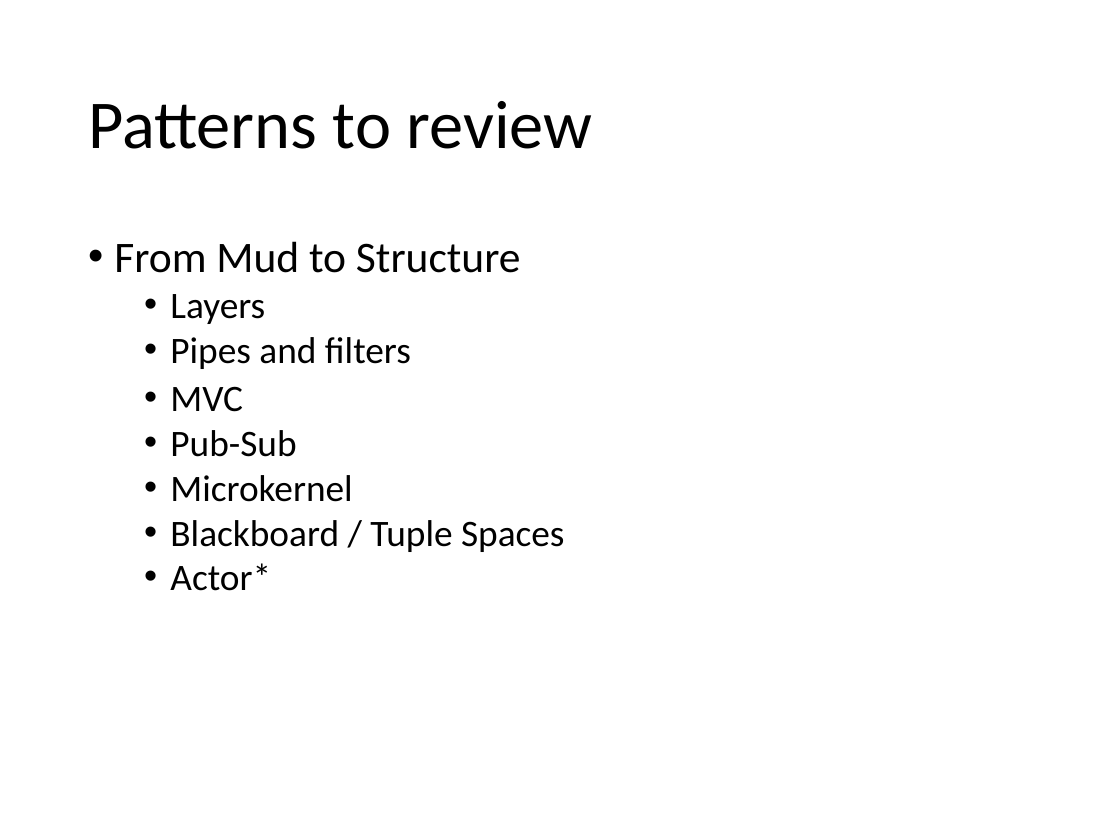
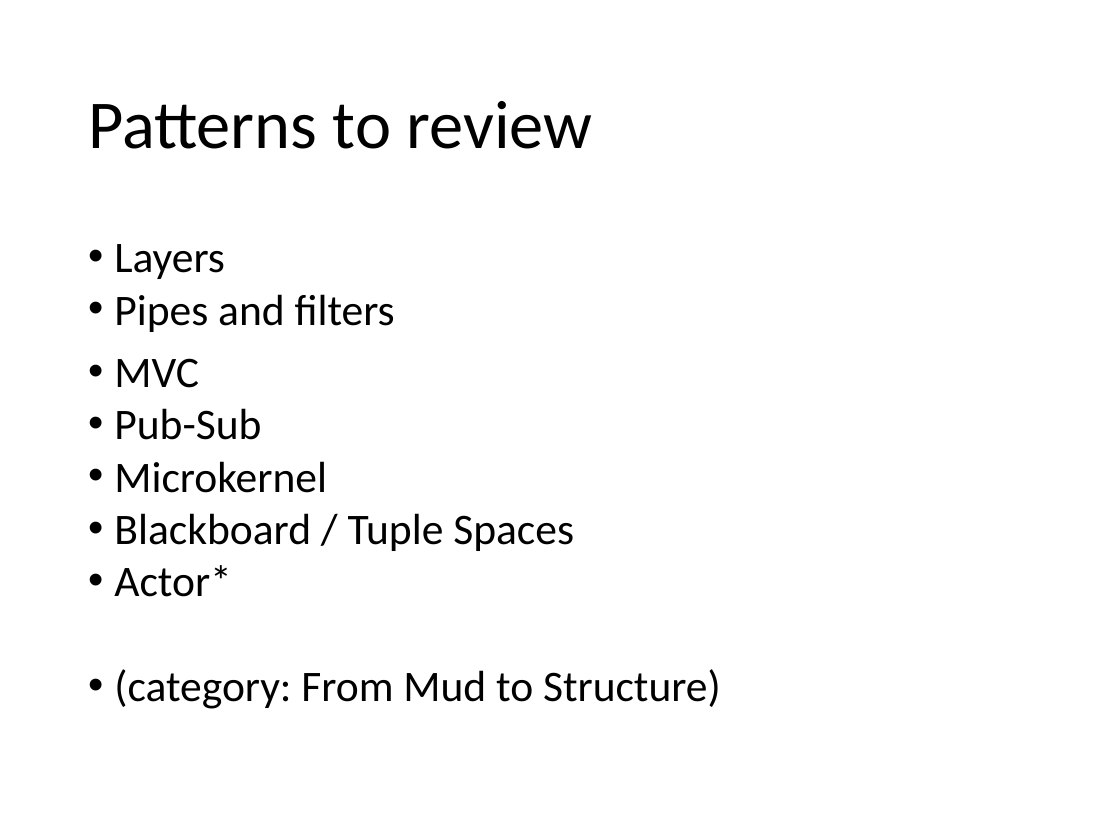
Before and after one commit to itascode/SU_SEGR_5240_18SQ, a slide deck: slide 17 of 03 - Patterns of Software Architecture.pptx (slide 16 before the commit). Drawn at 1120x840 pixels with LibreOffice and Linux fonts; fonts in the diff are those of the drawing. Boxes give left, top, right and bottom in pixels: in the first picture for what was removed or moved away, otherwise in the second. Text is boxed around its words. In the diff, an @@ line names an element or a change of style, - is before the commit and + after.

```diff
--- a/03 - Patterns of Software Architecture.pptx
+++ b/03 - Patterns of Software Architecture.pptx
@@ text at (x1=114, y1=241, x2=521, y2=273): paragraph removed @@
-• From Mud to Structure
@@ text at (x1=114, y1=244, x2=574, y2=597): size 24 to 28 pt in "Layers", "Pipes and filters", "MVC", "Pub-Sub" and 3 more places; list level 2 to 1 in "Layers"; list level 2 to 1 in "Pipes and filters"; list level 2 to 1 in "MVC"; list level 2 to 1 in "Pub-Sub"; list level 2 to 1 in "Microkernel"; list level 2 to 1 in "Blackboard / Tuple Spaces"; list level 2 to 1 in "Actor*" @@
@@ text at (x1=114, y1=669, x2=721, y2=709): paragraph added @@
+• (category: From Mud to Structure)
```
Also in this commit, not shown: 13 other slides changed, 2 slides added, 1 slide removed.
